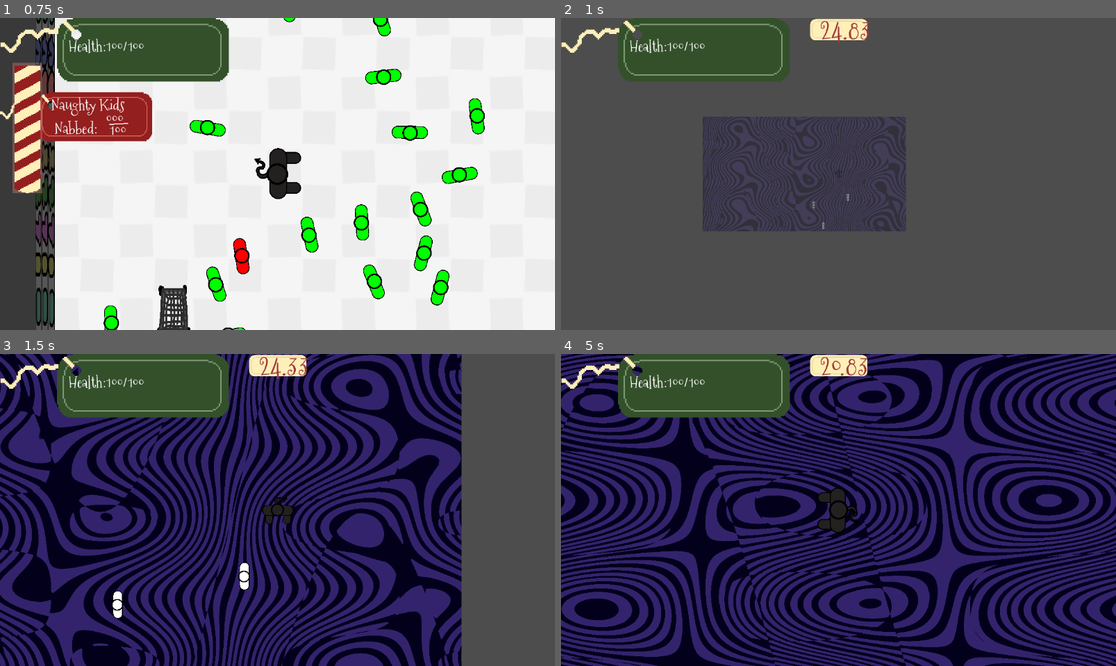
Above: before the commit, frames 1-4 (two rows, left to right).
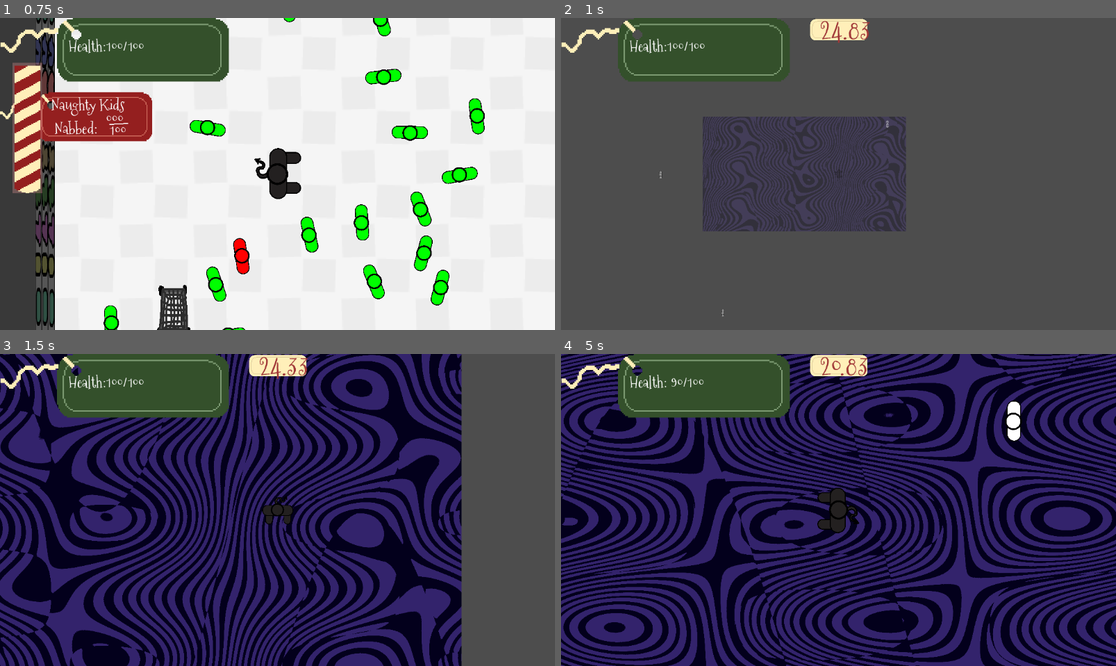
Above: after the commit, the same moments.

Repository: skeeeth/Krampus-Game
Game: Godot game, scene res://cart_test.tscn
The game is run twice, just before and just after one commit, with the same random seed, the same clock (stepped at 60 frames per second) and the same inputs. Sound files missing from this copy of the repository are replaced by a short silence.
Inputs:
- Up to frame 1 (0.75 s): hold Right (right) from 0.53 s (still down); hold X (attack) from 0.53 s (still down)
- Up to frame 2 (1 s): keep holding Right (right); keep holding X (attack); tap 1 (dev1) at 0.8 s
- Up to frame 3 (1.5 s): release Right (right) at 1.28 s; release X (attack) at 1.28 s; hold Down (down) from 1.28 s (still down); tap 1 (dev1) at 1.35 s
- Up to frame 4 (5 s): tap X (attack) at 1.55, 3.05, 4.35 s; release Down (down) at 2.03 s; hold Right (right) 2.03-2.78 s; hold X (attack) 2.03-2.78 s; tap 1 (dev1) at 2.3, 2.85, 3.8 s; hold Up (up) 2.78-3.53 s; hold Z (interact) 3.53-4.28 s; hold Left (left) from 3.53 s (still down)

Frame 1 is identical in both runs. In frame 2, less than 0.1% of the frame differs, in the area x 17-60%, y 32-96%; in frame 3, 0.3%; in frame 4, 49%, in the area x 0-100%, y 0-100%.
Error in both runs: Invalid access to property or key 'position' on a base object of type 'Nil'. (res://sack_world.gd:29)

Commit message:
Spread out enemies
larger spawn varation, also ports enemies too far away from player in front of player so that you can't just run away (in the same direction) forever

Diff:
--- a/enemy_spawner.gd
+++ b/enemy_spawner.gd
@@ -22,8 +22,8 @@
 				#_spawn_enemy(npc_type_to_enemy_scene[npc_type])
 
 func _spawn_enemy(enemy_scene):
-	var distance_from_origin = randf_range(30, 300)
+	var distance_from_origin = randf_range(200, 2000)
 	var enemy_instance = enemy_scene.instantiate()
-	enemy_instance.position = Vector2(350, 350) + Vector2.RIGHT.rotated(randf_range(0, TAU)) * distance_from_origin
+	enemy_instance.position = Vector2.RIGHT.rotated(randf_range(0, TAU)) * distance_from_origin
 	print("Spawning an enemy at this location: " + str(enemy_instance.global_position))
 	add_child(enemy_instance)
--- a/npc/combat_kid.tscn
+++ b/npc/combat_kid.tscn
@@ -20,6 +20,7 @@
 script = ExtResource("1_n51f3")
 state_machine = NodePath("StateMachine")
 base_speed = 3.0
+max_distance = 1500.0
 
 [node name="CollisionShape2D" type="CollisionShape2D" parent="."]
 position = Vector2(-2.5, 0)
@@ -38,7 +39,6 @@
 parent = NodePath("../..")
 beeline_state = NodePath("../Beeline")
 retreat_range = 200.0
-wander_range = 0.0
 
 [node name="Stun" type="Node" parent="StateMachine" node_paths=PackedStringArray("parent")]
 script = ExtResource("5_y4b4c")
--- a/npc/combat_npc.gd
+++ b/npc/combat_npc.gd
@@ -3,15 +3,19 @@
 
 @export var state_machine:StateMachine
 @export var base_speed:float = 10.0
+@export var max_distance:float = 600;
 var player:Player
 var diff:Vector2
 
 func _ready() -> void:
+	base_speed *= randf_range(0.8,1.2)
 	player = get_tree().get_first_node_in_group("Player")
 
 @warning_ignore("unused_parameter")
 func _process(delta: float) -> void:
 	diff = player.global_position - global_position
+	if diff.length() > max_distance:
+		global_position = player.global_position + (diff * 0.8)
 
 func take_knockback(dir:Vector2,strength:float, stun_duration:float = -1.0):
 	var kb = create_tween()
--- a/npc/npc_states/Snowball_Throw.gd
+++ b/npc/npc_states/Snowball_Throw.gd
@@ -9,6 +9,12 @@
 @onready var snowball_scene = preload("res://Combat/snowball.tscn")
 var snowball:Node2D
 var thrown:bool = false
+func _ready() -> void:
+	var fuzz = 0.1
+	snowball_size *= randf_range(1.0-fuzz,1.0 + fuzz)
+	inaccuracy *= randf_range(1.0-fuzz,1.0 + fuzz)
+	throw_strength *= randf_range(1.0-fuzz,1.0 + fuzz)
+
 func enter():
 	print("Snowball Start")
 	thrown = false
--- a/npc/npc_states/idle.gd
+++ b/npc/npc_states/idle.gd
@@ -8,8 +8,15 @@
 @export_category("Ranges")
 @export var retreat_range:float = 500
 @export var attack_range:float = 800
-@export var wander_range:float = 2000 #set to less than attack_range to always seek
+@export var wander_range:float = 0 #set to less than attack_range to always seek
 var next_wait:float = 1.0
+
+func _ready() -> void:
+	var fuzz = 0.25
+	retreat_range *= randf_range(1.0-fuzz,1.0 + fuzz)
+	attack_range *= randf_range(1.0-fuzz,1.0 + fuzz)
+	wander_range *= randf_range(1.0-fuzz,1.0 + fuzz)
+
 func enter():
 	print("Idle Started")
 	await get_tree().create_timer(next_wait).timeout
--- a/sack_world.gd
+++ b/sack_world.gd
@@ -10,7 +10,7 @@
 	#PlayerVariables.combat_ended.connect(queue_free)
 	var grow = create_tween()
 	#grow.tween_property(self,"scale",0.1,0.1)
-	var bg_size = Vector2(10000,10000)
+	var bg_size = Vector2(100000,100000)
 	bg.region_rect.size = get_viewport_rect().size * 2.0
 	grow.set_parallel(true)
 	grow.tween_property(self,"scale", Vector2.ONE,1.0)
